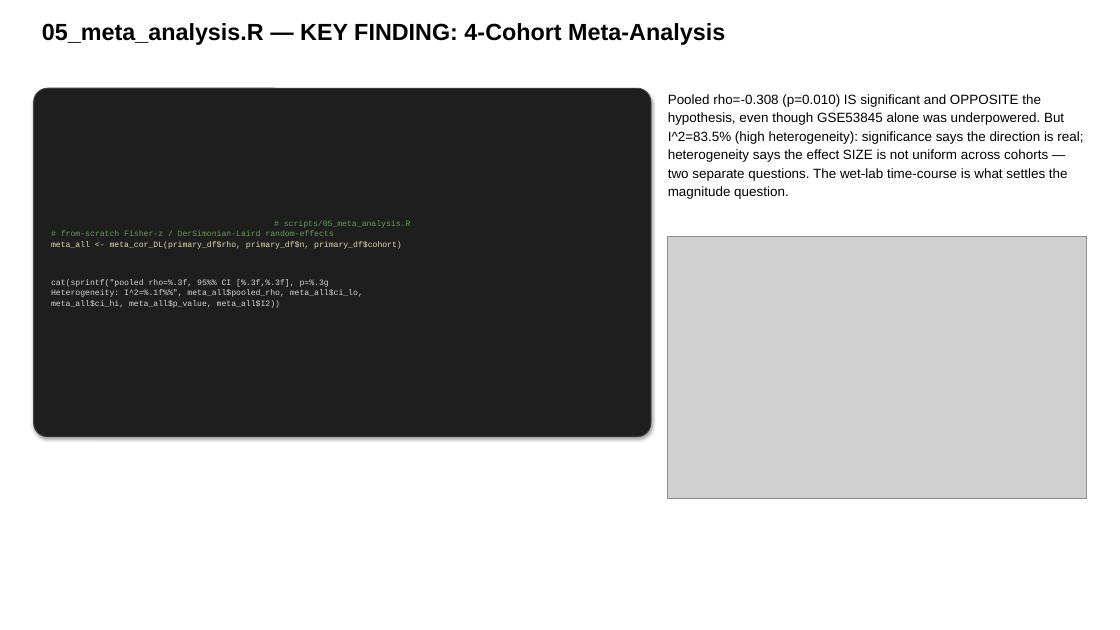
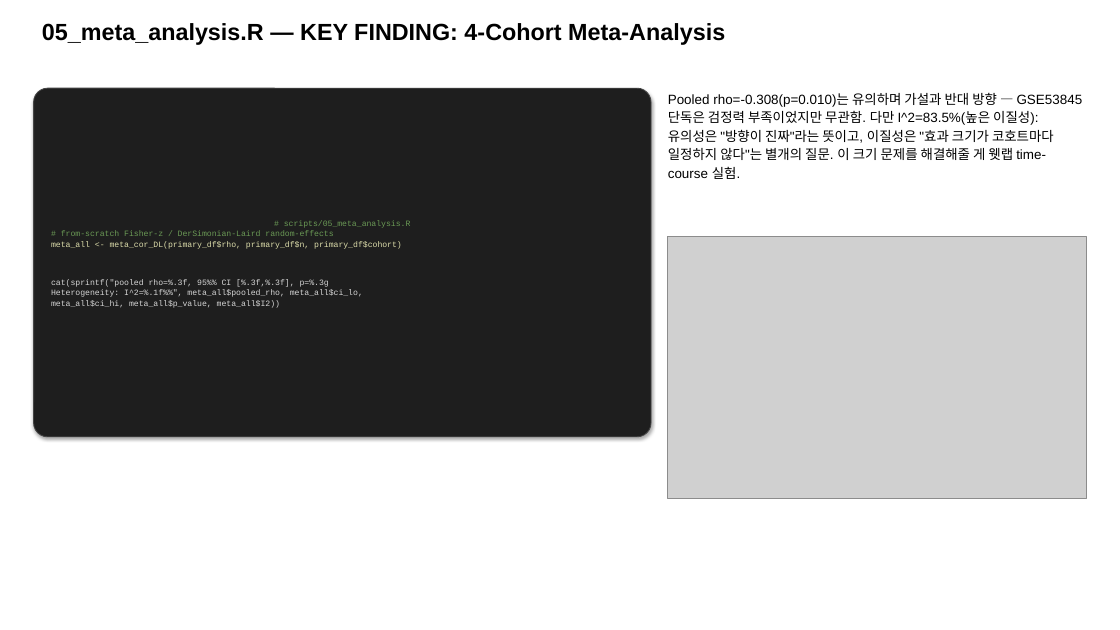
Before and after one commit to bioinform25/project2, a slide deck: slide 9 of presentation/dry_lab_summary.pptx. Drawn at 1120x630 pixels with LibreOffice and Linux fonts; fonts in the diff are those of the drawing; grey boxes stand for pictures. Boxes give left, top, right and bottom in pixels: in the first picture for what was removed or moved away, otherwise in the second. Text is boxed around its words. In the diff, an @@ line names an element or a change of style, - is before the commit and + after.

```diff
--- a/presentation/dry_lab_summary.pptx
+++ b/presentation/dry_lab_summary.pptx
@@ text at box(668, 93, 1083, 179): text changed @@
-Pooled rho=-0.308 (p=0.010) IS significant and OPPOSITE the hypothesis, even though GSE53845 alone was underpowered. But I^2=83.5% (high heterogeneity): significance says the direction is real; heterogeneity says the effect SIZE is not uniform across cohorts — two separate questions. The wet-lab time-course is what settles the magnitude question.
+Pooled rho=-0.308(p=0.010)는 유의하며 가설과 반대 방향 — GSE53845 단독은 검정력 부족이었지만 무관함. 다만 I^2=83.5%(높은 이질성): 유의성은 "방향이 진짜"라는 뜻이고, 이질성은 "효과 크기가 코호트마다 일정하지 않다"는 별개의 질문. 이 크기 문제를 해결해줄 게 웻랩 time-course 실험.
```
Also in this commit, not shown: 17 other slides changed, 1 slide added, 1 slide removed, 1 other file.
